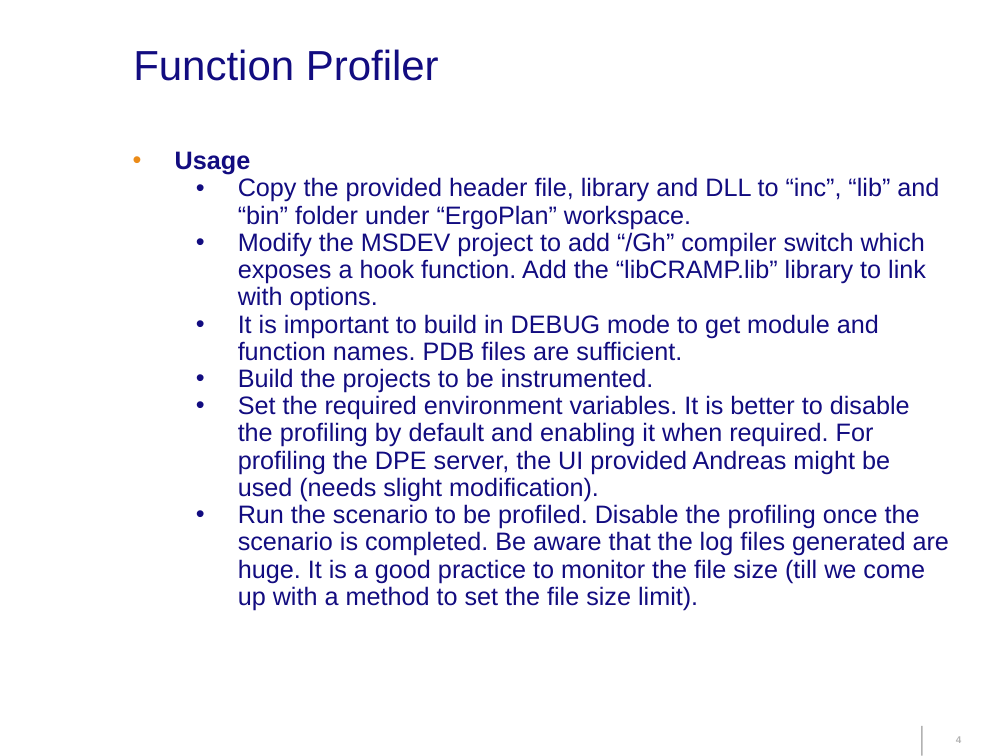
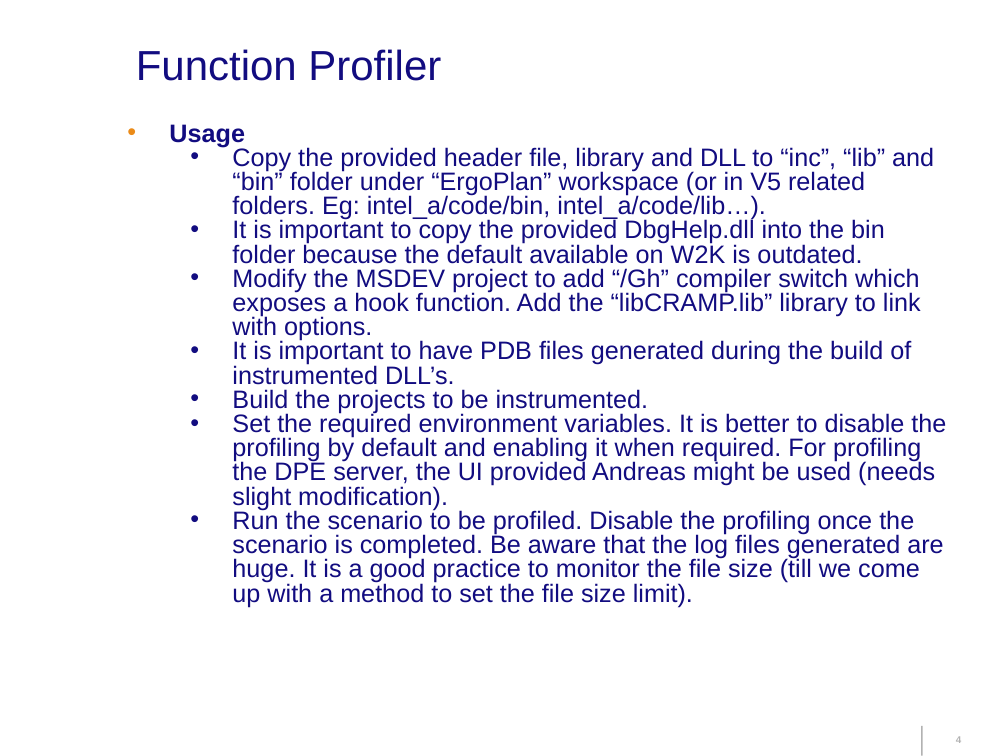
Before and after one commit to 0xdky/cramp, a slide deck: slide 4 of docs/CRAMP.ppt. Drawn at 1008x756 pixels with LibreOffice and Linux fonts; fonts in the diff are those of the drawing; background and template pictures are left out. Boxes give left, top, right and bottom in pixels: in the first picture for what was removed or moved away, otherwise in the second. Text is boxed around its words. In the diff, an @@ line names an element or a change of style, - is before the commit and + after.

```diff
--- a/docs/CRAMP.ppt
+++ b/docs/CRAMP.ppt
@@ text "Usage": place and size @@
-text "Usage" at [175, 151, 949, 611]
+text "Usage" at [169, 124, 946, 607]
@@ text at [169, 124, 946, 607]: line spacing 0.9 to 0.8 @@
@@ text at [232, 147, 934, 264]: text changed @@
-  • Copy the provided header file, library and DLL to “inc”, “lib” and “bin” folder under “ErgoPlan” workspace.
+  • Copy the provided header file, library and DLL to “inc”, “lib” and “bin” folder under “ErgoPlan” workspace (or in V5 related folders. Eg: intel_a/code/bin, intel_a/code/lib…).
+  • It is important to copy the provided DbgHelp.dll into the bin folder because the default available on W2K is outdated.
@@ text at [232, 339, 911, 385]: text changed @@
-  • It is important to build in DEBUG mode to get module and function names. PDB files are sufficient.
+  • It is important to have PDB files generated during the build of instrumented DLL’s.
```
Also in this commit, not shown: 2 other slides changed, 1 other file.
